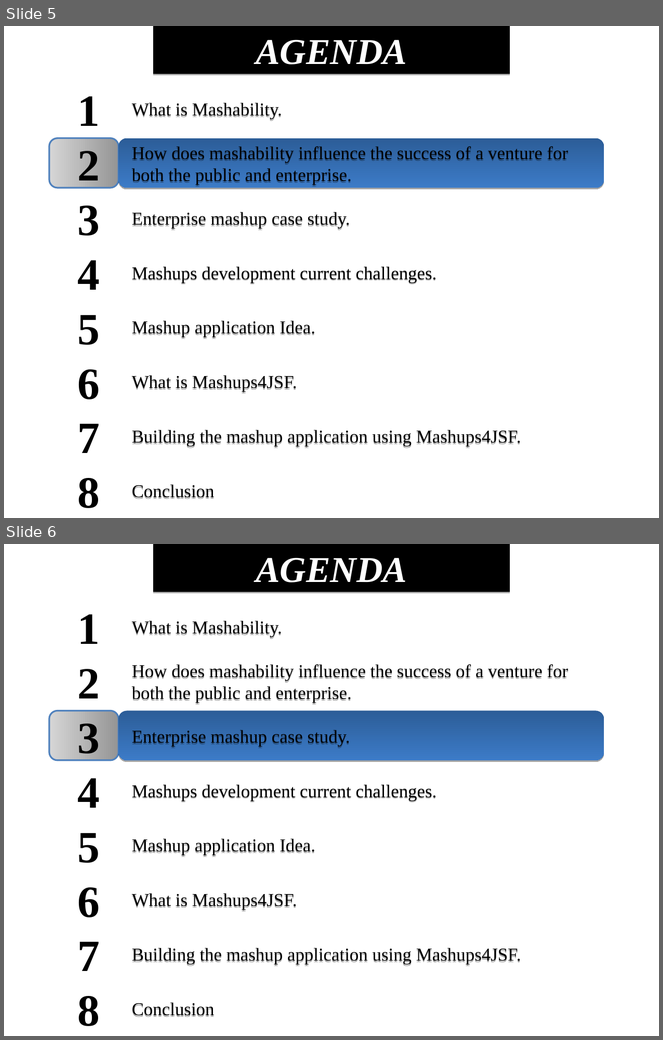
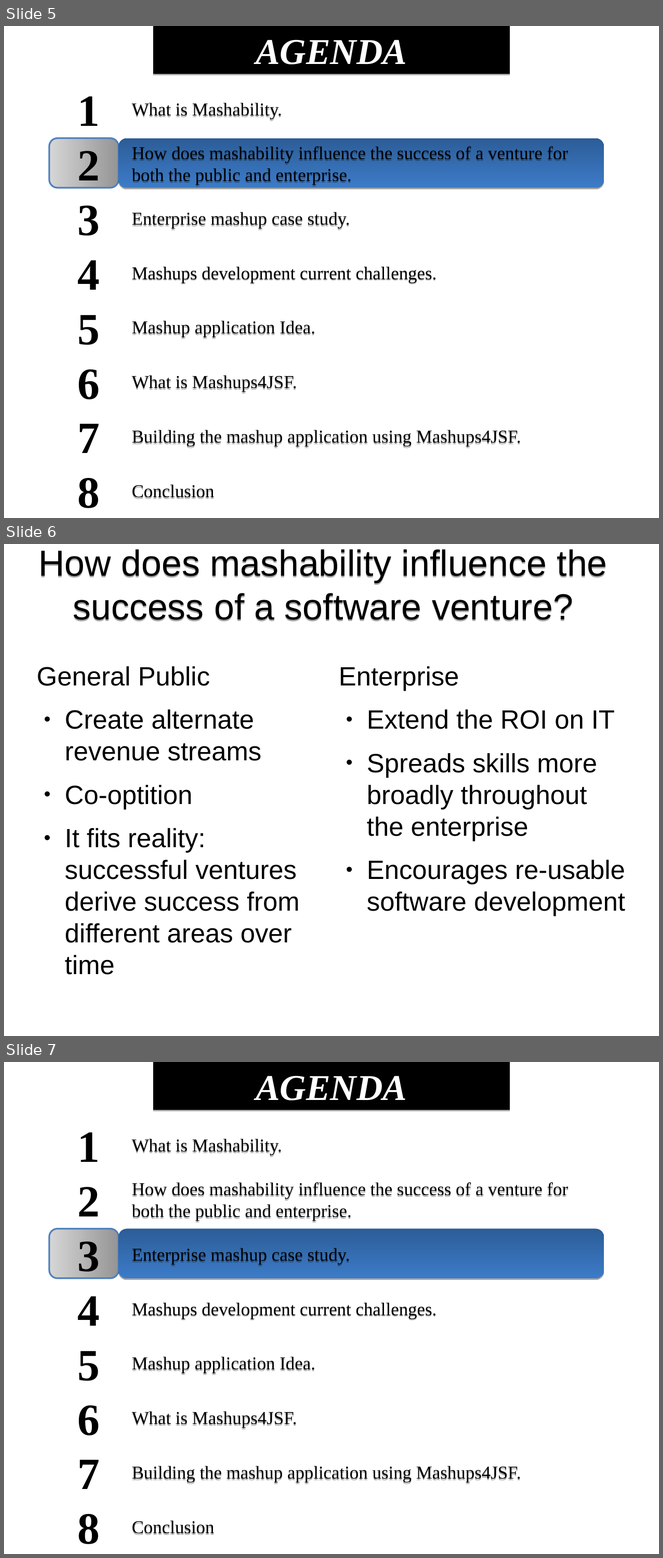
Before and after one commit to demo007/mashups4jsf, a slide deck: overview-architecture/JavaOne-2010/Mashups4JSF(Part2).odp. Shown one above the other, each under a label of ours: slides 5 and 6 before the commit, slides 5, 6 and 7 after it. The pictures are 663x1040 and 663x1558 pixels, drawn with LibreOffice and Linux fonts; fonts in the diff are those of the drawing. Boxes give left, top, right and bottom in pixels: in the first picture for what was removed or moved away, otherwise in the second. Text is boxed around its words. In the diff, an @@ line names an element or a change of style, - is before the commit and + after.

```diff
--- a/overview-architecture/JavaOne-2010/Mashups4JSF(Part2).odp
+++ b/overview-architecture/JavaOne-2010/Mashups4JSF(Part2).odp
@@ slide 6 added at [4,544,659,1036], background #FFFFFF @@
@@ title added at [38,549,608,621], 44 pt, text #000000 @@
+How does mashability influence the success of a software venture?
@@ text added at [37,666,300,975], 32 pt, text #000000 @@
+General Public
+● Create alternate revenue streams
+● Co-optition
+● It fits reality: successful ventures derive success from different areas over time
@@ text added at [339,666,625,916], 32 pt, text #000000 @@
+Enterprise
+● Extend the ROI on IT
+● Spreads skills more broadly throughout the enterprise
+● Encourages re-usable software development
@@ what was slide 6 is now slide 7 @@
```
Also in this commit, not shown: 3 other slides added, 1 slide removed.
